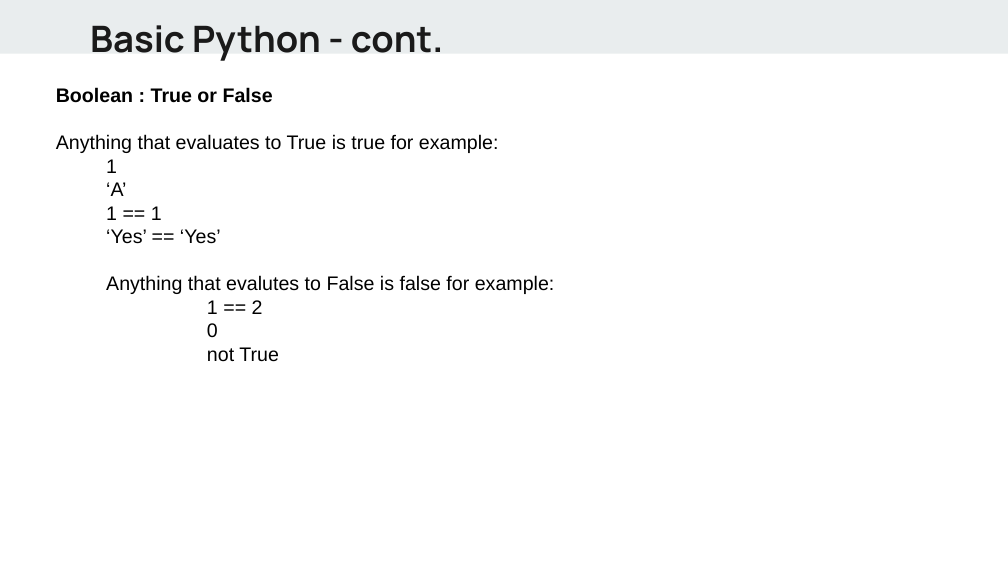
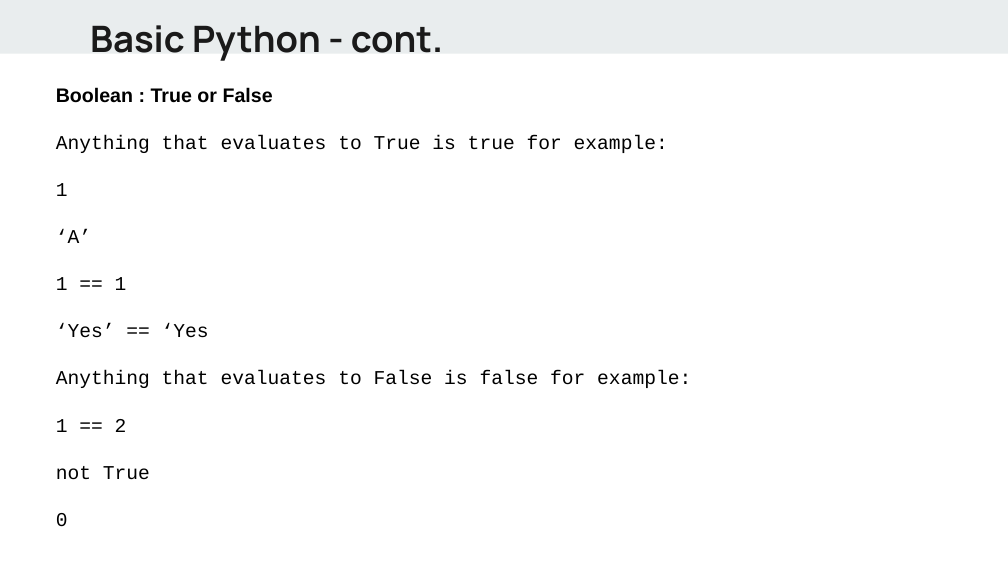
Before and after one commit to alif0/hello_world, a slide deck: slide 19 of lectures/Python - day1.pptx (slide 16 before the commit). Drawn at 1008x567 pixels with LibreOffice and Linux fonts; fonts in the diff are those of the drawing. Boxes give left, top, right and bottom in pixels: in the first picture for what was removed or moved away, otherwise in the second. Text is boxed around its words. In the diff, an @@ line names an element or a change of style, - is before the commit and + after.

```diff
--- a/lectures/Python - day1.pptx
+++ b/lectures/Python - day1.pptx
@@ text at [56,135,668,432]: font Arial to Courier New in "Anything that evaluates to True is true ...", "1", "‘A’", "1 == 1" and 2 more places; indent changed @@
@@ text at [56,324,691,388]: text changed; font Arial to Courier New @@
-‘Yes’ == ‘Yes’
-Anything that evalutes to False is false for example:
+‘Yes’ == ‘Yes
+Anything that evaluates to False is false for example:
@@ text at [207,347,279,362]: paragraph removed @@
-not True
@@ text at [56,466,150,480]: paragraph added @@
+not True
```
Also in this commit, not shown: 11 other slides changed, 8 slides added, 11 slides removed.
